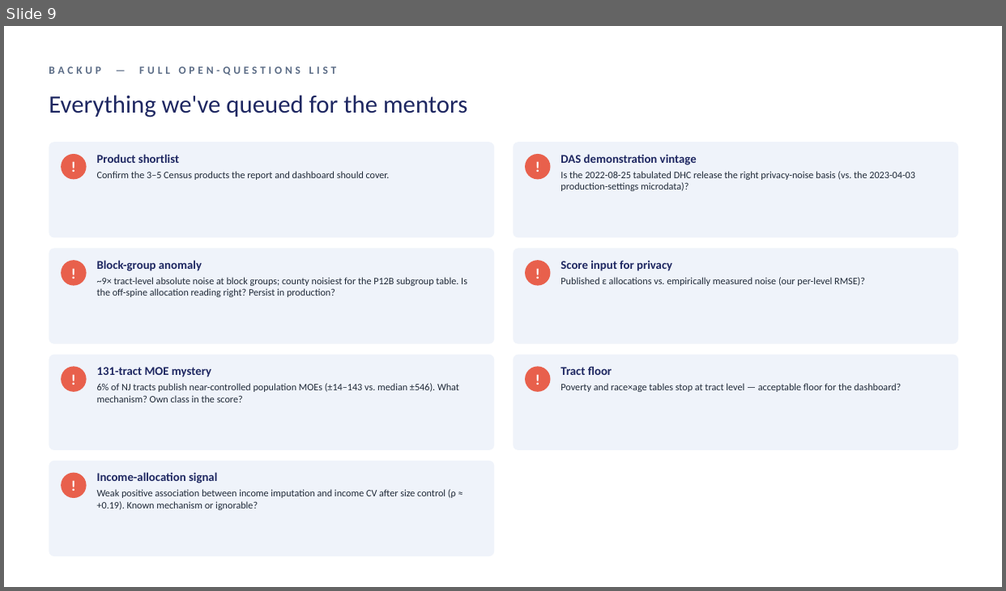
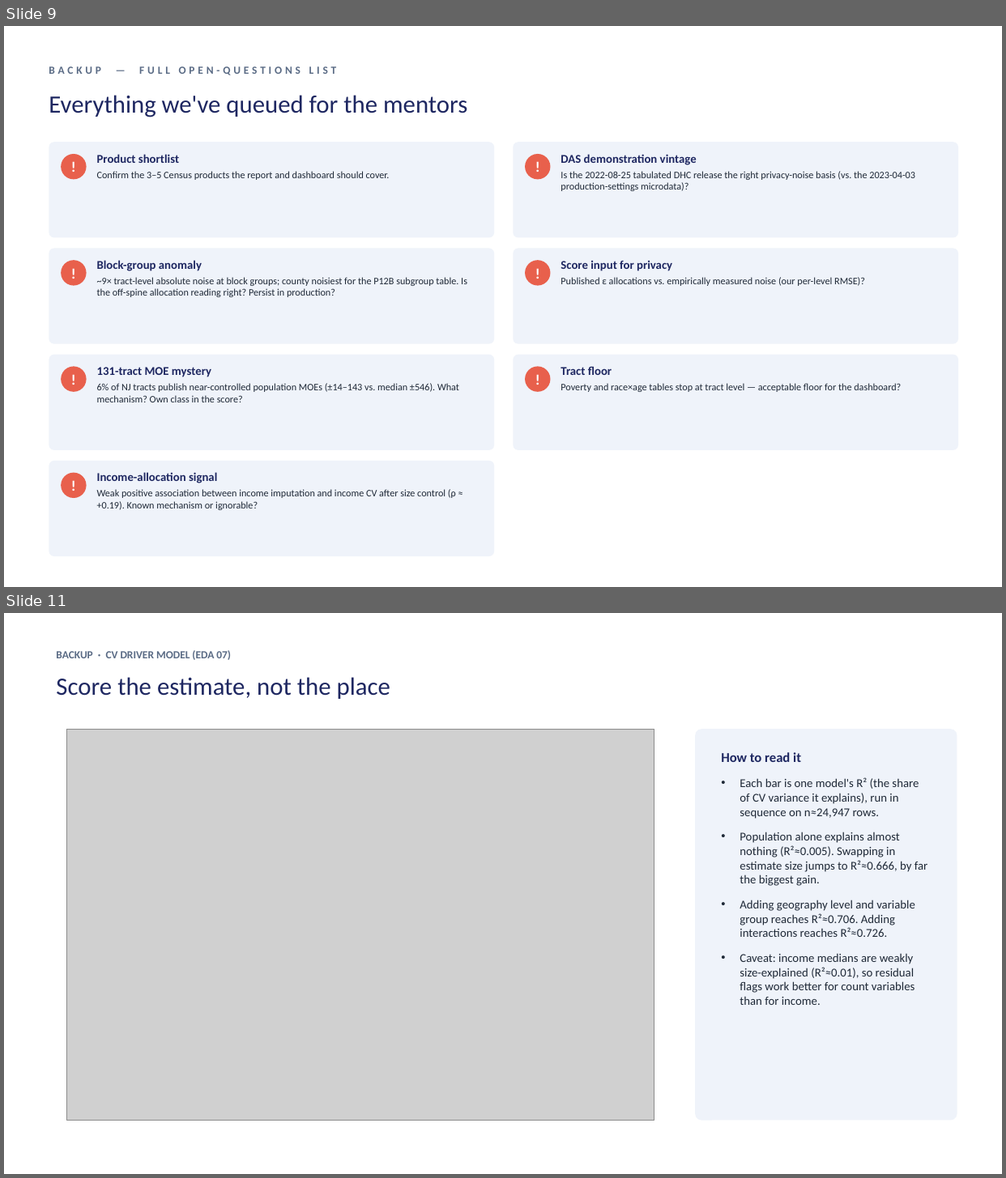
Before and after one commit to andrewswiniarski-hue/Census_Uncertainty_Analysis, a slide deck: docs/biweekly-2026-07-22.pptx. Shown one above the other, each under a label of ours: slide 9 before the commit, slides 9 and 11 after it; the slides between them are not shown. The pictures are 1006x591 and 1006x1178 pixels, drawn with LibreOffice and Linux fonts; fonts in the diff are those of the drawing; grey boxes stand for pictures. Boxes give left, top, right and bottom in pixels: in the first picture for what was removed or moved away, otherwise in the second. Text is boxed around its words. In the diff, an @@ line names an element or a change of style, - is before the commit and + after.

```diff
--- a/docs/biweekly-2026-07-22.pptx
+++ b/docs/biweekly-2026-07-22.pptx
@@ slide 11 added at box(4, 613, 1002, 1174), background #FFFFFF @@
@@ text added at box(56, 650, 231, 660), 10.5 pt, text #5A6B85, bold @@
+BACKUP · CV DRIVER MODEL (EDA 07)
@@ text added at box(56, 677, 390, 699), 24 pt, text #1E2761 @@
+Score the estimate, not the place
@@ picture added at box(67, 729, 654, 1121) @@
@@ rounded rectangle added at box(695, 729, 957, 1121), fill #EFF3FA @@
@@ text added at box(721, 752, 927, 1005), 11.5 pt, text #1F2937 @@
+How to read it
+• Each bar is one model's R² (the share of CV variance it explains), run in sequence on n≈24,947 rows.
+• Population alone explains almost nothing (R²≈0.005). Swapping in estimate size jumps to R²≈0.666, by far the biggest gain.
+• Adding geography level and variable group reaches R²≈0.706. Adding interactions reaches R²≈0.726.
+• Caveat: income medians are weakly size-explained (R²≈0.01), so residual flags work better for count variables than for income.
```
Also in this commit, not shown: 1 other slide added, 3 other files.
